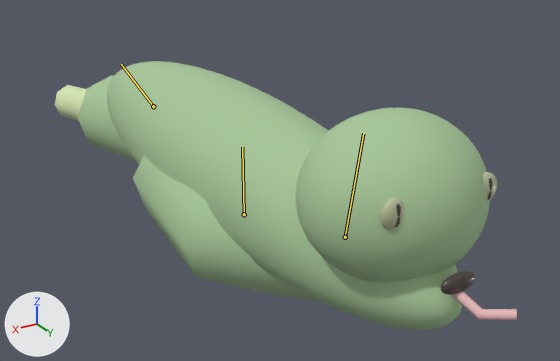
One commit to the glTF model public/models/candidates/species/snake.glb: the scene before it, then after it.
Camera for both pictures: a 50 mm lens placed at (1.24, 2.23, 1.62), pointed at (-0.21, -0.19, 0.41). Lighting does not change. The marker at lower left points along +X, +Y and +Z. The first picture is the older version. Both versions are drawn at frame 13 of the action 'Play'; the numbers are the values there. The bones that change, and the others that lie on the model, are drawn over the model as lines.

Names of what the first picture shows: 'Anatomical snake torso', 'Skinned snake skull', 'snake eating mouth', 'snake forked tongue', 'snake left iris', 'snake left living eye', 'snake right iris', 'snake right living eye', 'snake tapered tail', 'snake unbroken spine'.
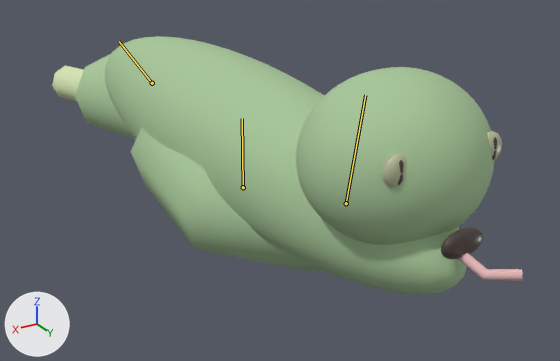
Location of each change, (x1, y1, x2, y2) in pixels of the pictures (560 x 361 px):
'Anatomical snake torso', posed: before (107, 61, 462, 330); after (105, 36, 466, 295)
'Skinned snake skull', posed: before (295, 107, 490, 282); after (296, 67, 495, 245)
'snake unbroken spine', posed: before (77, 75, 316, 300); after (75, 54, 325, 271)
'snake eating mouth', posed (19% wider, 32% taller): before (441, 271, 476, 295); after (441, 227, 483, 259)
'snake forked tongue', posed (6% shorter): before (451, 291, 517, 321); after (459, 253, 523, 281)
'snake tapered tail', posed: before (54, 85, 87, 121); after (52, 66, 84, 102)
'snake left iris', posed (7% wider): before (483, 172, 497, 201); after (487, 131, 502, 161)
'snake left living eye', posed: before (487, 178, 493, 200); after (492, 137, 497, 160)
bone 'Root', root to tip: before (244, 214) to (242, 147); after (243, 187) to (242, 118)

The edits, one by one:
Bone 'Root' (bone_root) moves from (0.0, 0.0, 0.0) to (0.0, 0.11, 0.0).
